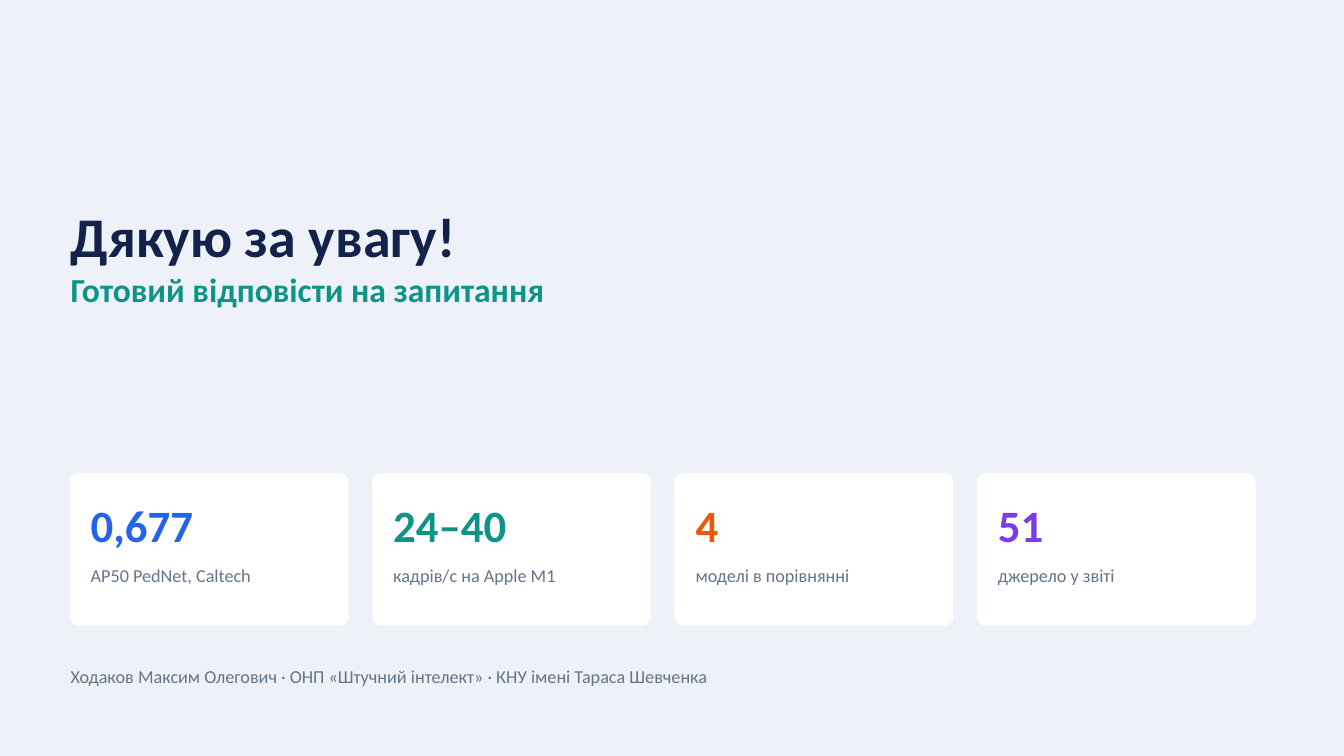
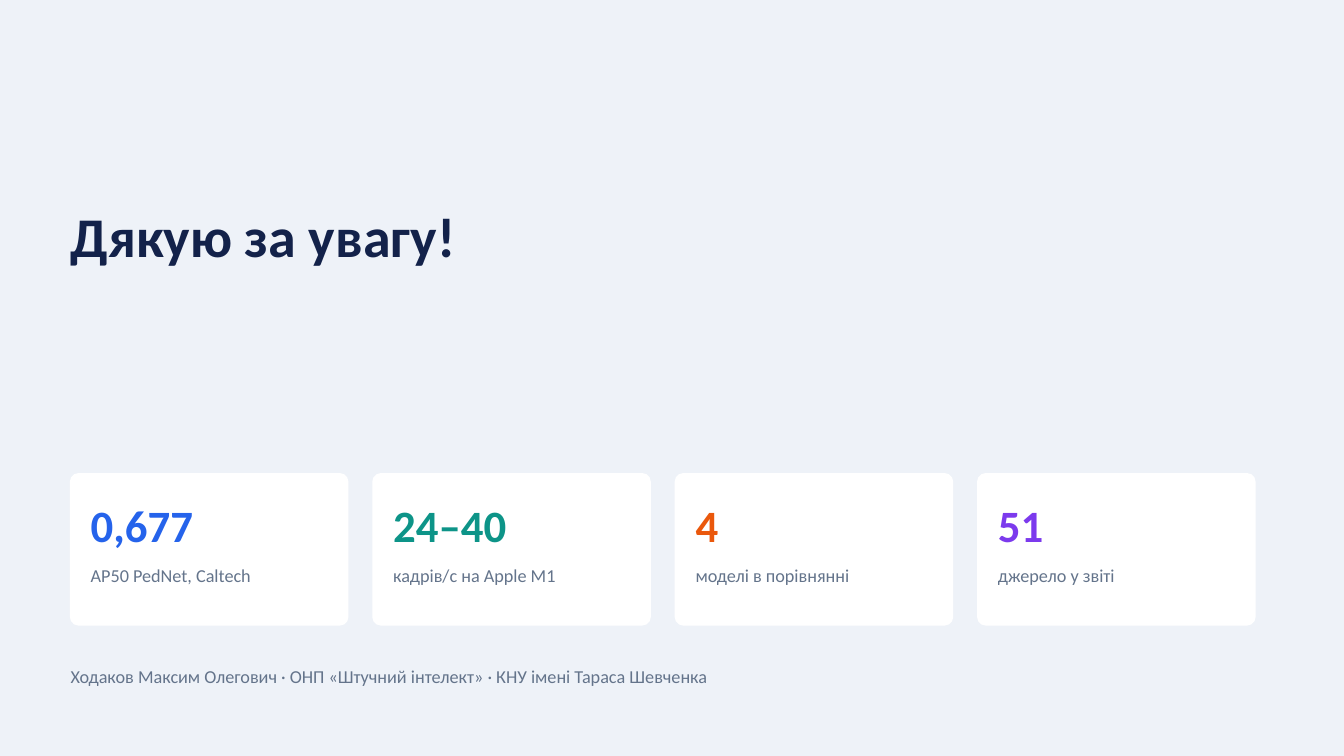
Before and after one commit to maksymkhodakov/ImageRecognitionProject, a slide deck: slide 19 of Презентація_НДП_3сем_Ходаков_Детекція_Пішоходів.pptx (slide 17 before the commit). Drawn at 1344x756 pixels with LibreOffice and Linux fonts; fonts in the diff are those of the drawing. Boxes give left, top, right and bottom in pixels: in the first picture for what was removed or moved away, otherwise in the second. Text is boxed around its words. In the diff, an @@ line names an element or a change of style, - is before the commit and + after.

```diff
--- a/Презентація_НДП_3сем_Ходаков_Детекція_Пішоходів.pptx
+++ b/Презентація_НДП_3сем_Ходаков_Детекція_Пішоходів.pptx
@@ title at (x1=71, y1=278, x2=545, y2=308): paragraph removed @@
-Готовий відповісти на запитання
```
Also in this commit, not shown: 5 other slides changed, 2 slides added, 1 other file.
